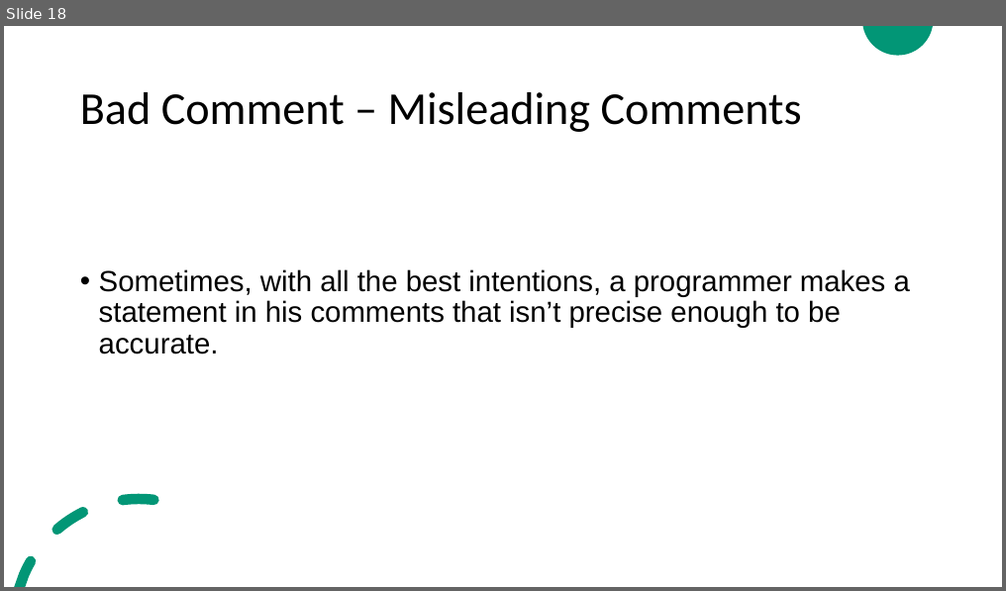
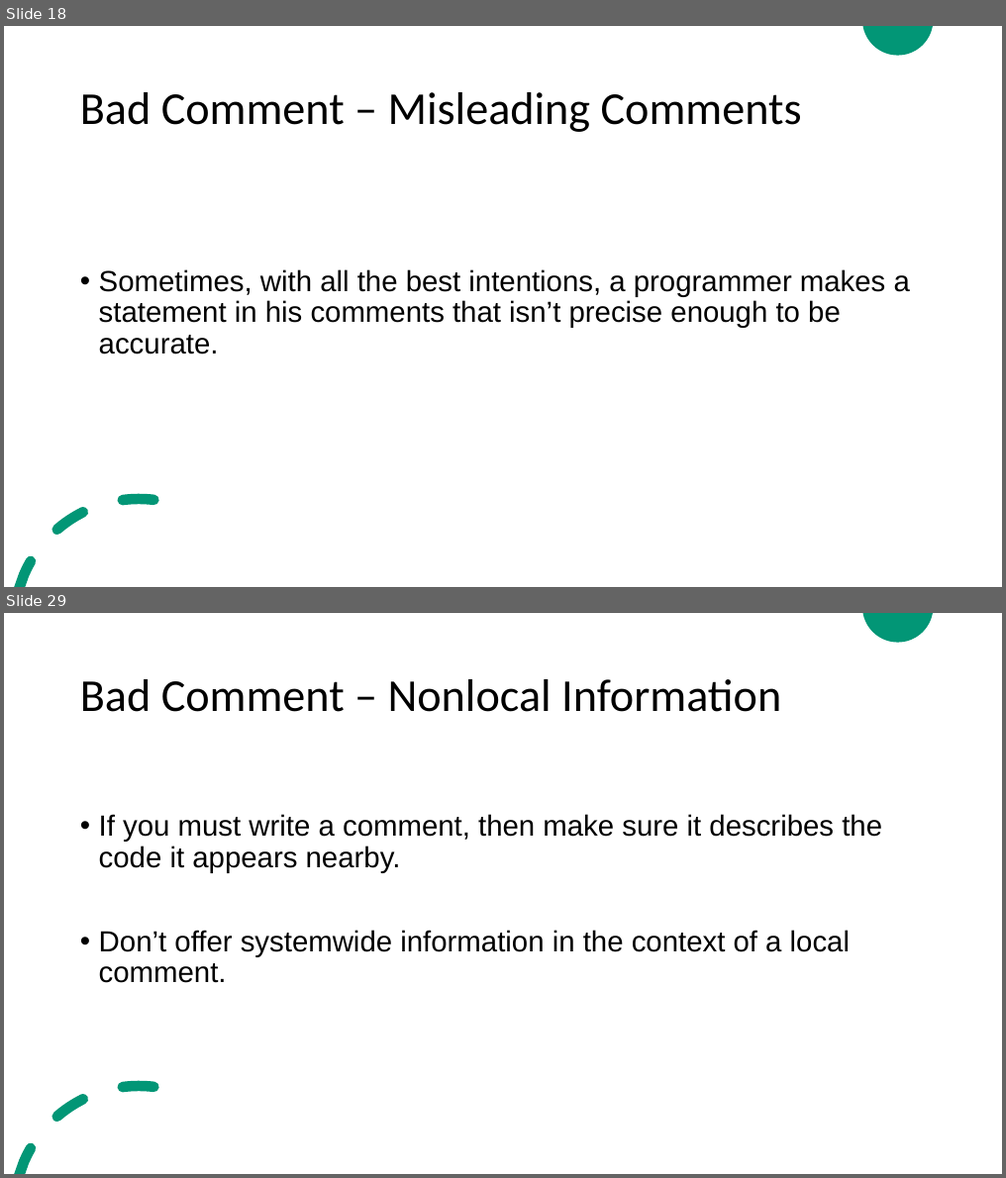
Before and after one commit to ZeinaZayed4/clean-code, a slide deck: Clean Code - Chapter 4.pptx. Shown one above the other, each under a label of ours: slide 18 before the commit, slides 18 and 29 after it; the slides between them are not shown. The pictures are 1006x591 and 1006x1178 pixels, drawn with LibreOffice and Linux fonts; fonts in the diff are those of the drawing. Boxes give left, top, right and bottom in pixels: in the first picture for what was removed or moved away, otherwise in the second. Text is boxed around its words. In the diff, an @@ line names an element or a change of style, - is before the commit and + after.

```diff
--- a/Clean Code - Chapter 4.pptx
+++ b/Clean Code - Chapter 4.pptx
@@ slide 29 added at [4,613,1002,1174], background #FFFFFF; not listed: 2 template elements that a slide beside it also shows @@
@@ title added at [80,679,781,712], 44 pt, text #000000 @@
+Bad Comment – Nonlocal Information
@@ text added at [99,814,882,983], 28 pt, text #000000 @@
+• If you must write a comment, then make sure it describes the code it appears nearby.
+• Don’t offer systemwide information in the context of a local comment.
```
Also in this commit, not shown: 14 other slides added.
